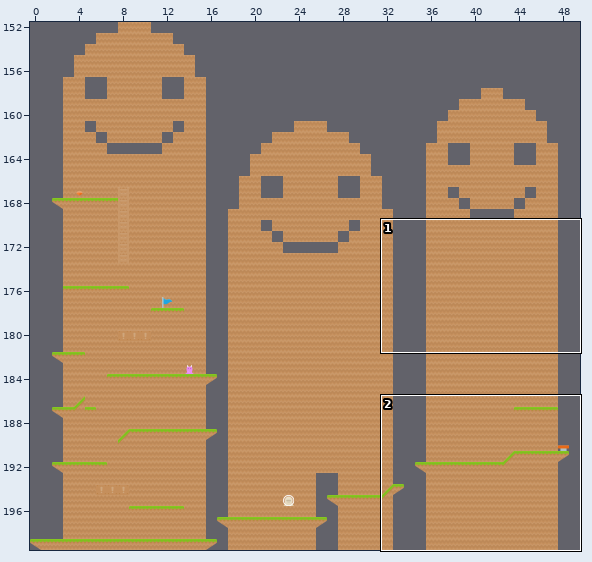
An edit to a level. Tiled map, assets/maps/map05.tmx. Above, an overview of the earlier version with the close-up marked.
Close-up. Old version:
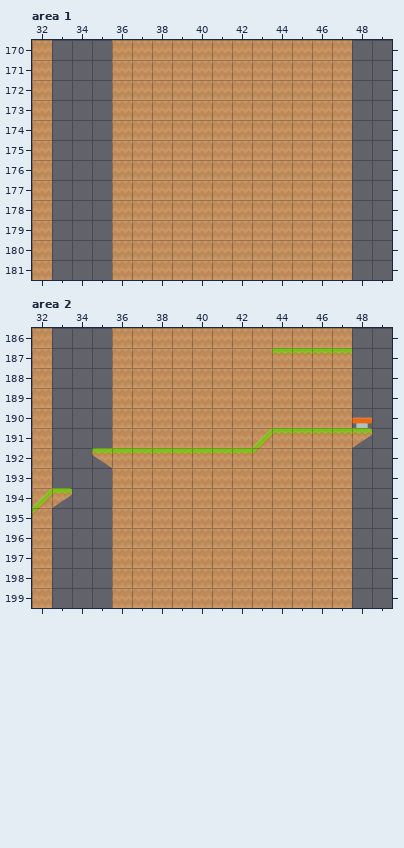
Cells are 128x128 px. Shown: area 1 x 32..49, y 170..181; area 2 x 32..49, y 186..199. The commit also changed other parts of the map, which this record leaves out.
The same view after the edit:
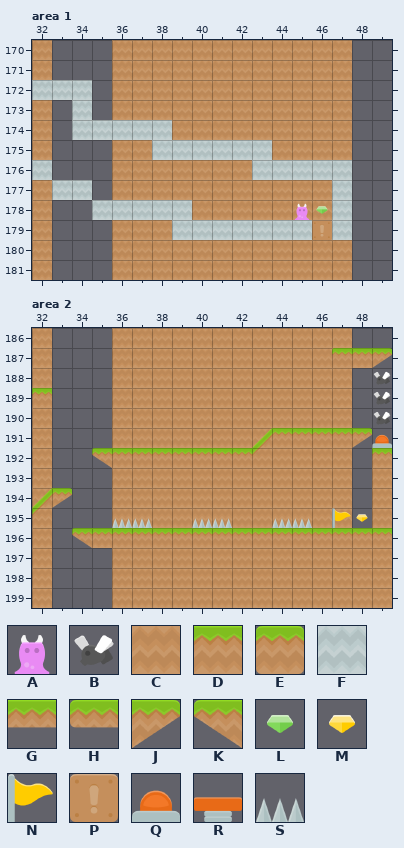
Key: from "enemies": A 1 "barnacle", B 15 "fish"; from "spritesheet_ground": C 1, D 8, E 9, F 18, G 48, H 56, J 104, K 112; from "spritesheet_items": L 5 "gem", M 20 "gem", N 21 "flag"; from "spritesheet_tiles": P 36 "fallingTile", Q 65, R 113 "bouncer", S 121 "spikes".
_ is an empty cell.
Objects are placed by their top-left corner, in cells (3,4 is the top-left corner of cell 3,4); size is 1x1 cell unless given.
The commit says: big fish little fish cardboard box
The exact change:
Layer "Tile Layer 2", area 1:
The author put tile F in row 172 at x 32 to 34; in row 173 at x 34; in row 174 at x 34 to 38; in row 175 at x 38 to 43; in row 176 at x 32 and 43 to 47; in row 177 at x 33 to 34 and 47.
The author put tile F in row 178 at x 35 to 39 and 47; in row 179 at x 39 to 45 and 47.
Layer "Object Layer 1", area 1:
A new object: A "barnacle" at 45,178.
A new object: L "gem" at 46,178.
A new object: P "fallingTile" at 46,179.
Layer "BG", area 2:
The author put tile C in rows 197 to 199 at x 48 to 49.
Layer "Tile Layer 2", area 2:
The author put tile C in rows 193 to 195 at x 49.
The author put tile D in row 187 at x 48; in row 192 at x 49; in row 196 at x 35 to 49.
The author put tile E in row 189 at x 32.
The author put tile J in row 187 at x 49.
The author put tile K in row 196 at x 34.
The edit erases tile G in row 187 at x 45 to 46.
The edit erases tile H in row 187 at x 44.
Layer "Object Layer 1", area 2:
A new object: B "fish" at 49,188.
A new object: D at 32,189.
A new object: B "fish" at 49,189.
A new object: B "fish" at 49,190.
A new object: Q at 49,191.
A new object: S "spikes" at 36,195.
A new object: S "spikes" at 37,195.
A new object: S "spikes" at 40,195.
A new object: S "spikes" at 41,195.
A new object: S "spikes" at 44,195.
A new object: S "spikes" at 45,195.
A new object: M "gem" at 48,195.
A new object: N "flag" at 47,195.
Object R "bouncer" at 48,190 is removed.
Pixel boxes of the changes (left, top, right, bottom) in both close-ups:
added: (32, 80, 352, 240)
changed: (72, 348, 392, 608)
added: (32, 388, 52, 396)
